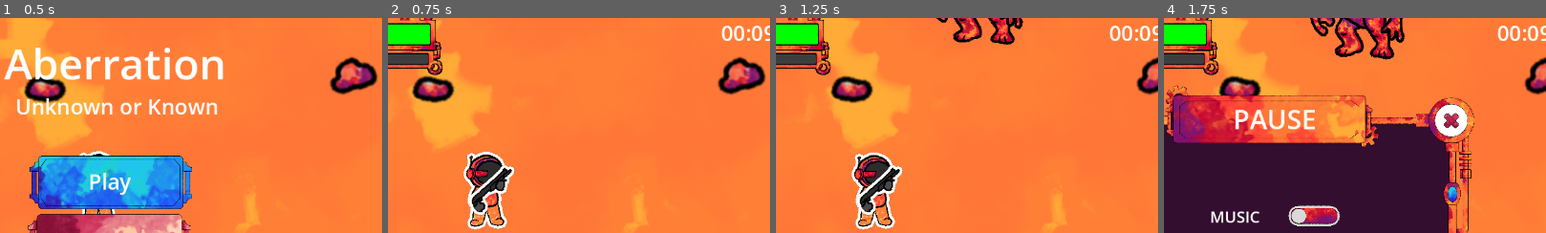
Above: before the commit, frames 1-4 (left to right).
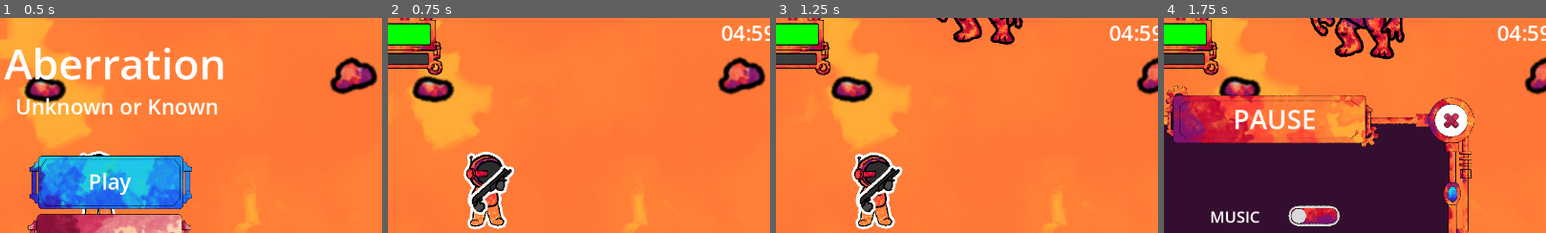
Above: after the commit, the same moments.

Repository: Dzadafa/Gamejam
Game: Godot game, scene res://scenes/world.tscn
Two runs of this game, one before a commit and one after it. Both use one fixed random seed, a clock stepped at 60 frames per second and the inputs below. The engine's default icon, where the game draws it, is replaced by a stand-in: a white triangle on a blue panel in a dark square.
Inputs (mouse positions are % of the whole screen's width and height, from its top left):
- Up to frame 1 (0.5 s): no input
- Up to frame 2 (0.75 s): click (52, 48) at 0.5 s
- Up to frame 3 (1.25 s): no input
- Up to frame 4 (1.75 s): click (92, 13) at 1.25 s
The pictures show only the part of the screen within x 37-87%, y 10-60%; the shares and areas given below are measured in that part.

Frame 1 is identical in both runs. In frame 2, 0.3% of the frame differs, in the area x 90-98%, y 3-11%; in frame 3, 0.3%; in frame 4, 0.3%.

Commit message:
feat:  ending game

Diff:
--- a/scenes/cutscenes/ending.tscn
+++ b/scenes/cutscenes/ending.tscn
@@ -2463,7 +2463,8 @@
 &"reveal": SubResource("Animation_i5d2a")
 }
 
-[node name="ending" type="Node2D" unique_id=1752505302]
+[node name="ending" type="CanvasLayer" unique_id=378147154]
+layer = 10
 script = ExtResource("1_i5d2a")
 
 [node name="scene10" type="Node2D" parent="." unique_id=1030510148]
@@ -2593,7 +2594,7 @@
 
 [node name="Helmet" type="Sprite2D" parent="scene2/Body/body/CanvasGroup" unique_id=780091157]
 position = Vector2(0, -20.000008)
-rotation = -0.031887837
+rotation = -0.03188782
 scale = Vector2(0.09999997, 0.09999997)
 texture = ExtResource("6_tlad1")
 offset = Vector2(-8.991725, 281.85065)
--- a/scenes/world.tscn
+++ b/scenes/world.tscn
@@ -3,6 +3,7 @@
 [ext_resource type="PackedScene" uid="uid://raamloyeiv0x" path="res://scenes/radar.tscn" id="1_4wyf3"]
 [ext_resource type="Script" uid="uid://bptkc0nenod3u" path="res://scripts/world.gd" id="1_dss4m"]
 [ext_resource type="PackedScene" uid="uid://plsva74qyasj" path="res://scenes/player.tscn" id="1_f3sb7"]
+[ext_resource type="PackedScene" uid="uid://ctsh1prrqv0ft" path="res://scenes/cutscenes/ending.tscn" id="2_7iits"]
 [ext_resource type="PackedScene" uid="uid://pp3klnapetqe" path="res://scenes/enemy_spawn.tscn" id="3_4wyf3"]
 [ext_resource type="Texture2D" uid="uid://c6l52qaif1eun" path="res://assets/cutscenes/bg/bg_fixfix.png" id="4_k0juu"]
 [ext_resource type="Script" uid="uid://b5jj6sw7xxf0m" path="res://scripts/canvas_ui_player.gd" id="6_qfnet"]
@@ -58,6 +59,8 @@
 metadata/_edit_horizontal_guides_ = [1132.0, 59.0, 521.0]
 metadata/_edit_vertical_guides_ = [1035.0, 602.0, 232.0]
 
+[node name="ending" parent="." unique_id=1752505302 instance=ExtResource("2_7iits")]
+
 [node name="RadarMinimap" parent="." unique_id=1420225051 node_paths=PackedStringArray("player_sprite") instance=ExtResource("1_4wyf3")]
 offset = Vector2(60, 83)
 scale = Vector2(0.8, 0.8)
@@ -75,7 +78,6 @@
 
 [node name="CanvasUIPlayer" type="CanvasLayer" parent="." unique_id=1854109003]
 process_mode = 3
-visible = false
 script = ExtResource("6_qfnet")
 
 [node name="TextureRectAmmo" type="TextureRect" parent="CanvasUIPlayer" unique_id=785384923]
@@ -416,9 +418,11 @@
 [node name="CanvasTutorial" type="CanvasLayer" parent="." unique_id=14447821]
 process_mode = 3
 layer = 3
+visible = false
 script = ExtResource("19_pm21f")
 
 [node name="TextureRect" type="TextureRect" parent="CanvasTutorial" unique_id=952653309]
+visible = false
 offset_left = 85.0
 offset_top = 33.0
 offset_right = 2885.0
--- a/scripts/cutscenes/ending.gd
+++ b/scripts/cutscenes/ending.gd
@@ -1,10 +1,13 @@
-extends Node2D
+extends CanvasLayer
 class_name ending
 
-var animation_player
+@onready var animation_player  = $AnimationPlayer
 
 # Called when the node enters the scene tree for the first time.
 func _ready() -> void:
+	self.hide()
+	self.process_mode = Node.PROCESS_MODE_ALWAYS
+	animation_player.process_mode = Node.PROCESS_MODE_ALWAYS
 	SignalBus.game_ended.connect(_on_game_ended)
 	pass
 
--- a/scripts/enemy_movement.gd
+++ b/scripts/enemy_movement.gd
@@ -31,7 +31,7 @@
 const SPEED : float = 300.0
 const HP : float = 200.0
 const DISTANCE_AREA : float = 50.0
-const MAX_DNA_PER_ENEMY : float = 100.0
+const MAX_DNA_PER_ENEMY : float = 60.0
 var get_dna : float = 0.0
 
 @export var wander_radius : float = 100.0
@@ -378,7 +378,7 @@
 				player_attacked(area.global_position)
 			else:
 				if get_dna < MAX_DNA_PER_ENEMY:
-					var dna_to_add = 100.0
+					var dna_to_add = 30.0
 					if get_dna + dna_to_add > MAX_DNA_PER_ENEMY:
 						dna_to_add = MAX_DNA_PER_ENEMY - get_dna
 
--- a/scripts/globals/game_data_manager.gd
+++ b/scripts/globals/game_data_manager.gd
@@ -3,7 +3,7 @@
 const MAX_HP: float = 100.0
 const MAX_DNA: float = 500.0
 const MAG_SIZE: int = 60
-const MAX_TIME: float = 10.0
+const MAX_TIME: float = 300.0
 const DAMAGE : float = 10.0
 const KNOCKBACK : float = 500.0
 var is_game_over : bool = false
@@ -24,19 +24,23 @@
 			is_game_over = true
 			var time_left = MAX_TIME - current_time
 
-			if time_left >= 60.0:
+			if time_left >= 120.0:
 				SignalBus.game_ended.emit("easter_egg")
 			else:
 				SignalBus.game_ended.emit("normal_ending")
 
 var current_time : float = 0.0:
 	set(value):
+		if is_game_over:
+			return
+
 		current_time = clamp(value, 0, MAX_TIME)
 		SignalBus.timer_endgame.emit(current_time)
+
 		if current_time >= MAX_TIME:
-			#print("waktu habis")
-			#restart_game()
-			pass
+			if current_dna < MAX_DNA:
+				is_game_over = true
+				SignalBus.game_ended.emit("loser_ending")
 
 var current_ammo: int = MAG_SIZE:
 	set(value):
--- a/scripts/world.gd
+++ b/scripts/world.gd
@@ -10,13 +10,17 @@
 @onready var RadarMinimap = $RadarMinimap
 
 var is_game_started: bool = false
+var is_ending: bool = false
 
 func _ready() -> void:
 	show_main_menu()
 	RadarMinimap.hide()
 	SignalBus.player_died.connect(_on_player_died)
+	SignalBus.game_ended.connect(_on_game_ended_ui_hide)
+
 func show_main_menu() -> void:
 	is_game_started = false
+	is_ending = false
 
 	menu_main.show()
 	menu_pause.hide()
@@ -27,6 +31,7 @@
 
 func start_game() -> void:
 	is_game_started = true
+	is_ending = false
 
 	menu_main.hide()
 	ui_player.show()
@@ -34,6 +39,9 @@
 	get_tree().paused = false
 
 func pause_game() -> void:
+	if is_ending:
+		return
+
 	menu_pause.show()
 	get_tree().paused = true
 
@@ -46,7 +54,14 @@
 		get_tree().paused = true
 
 func _on_player_died() -> void:
+	if is_ending:
+		return
+
 	await get_tree().create_timer(1.5, true, false, true).timeout
+
+	if is_ending:
+		return
+
 	ui_player.hide()
 	RadarMinimap.hide()
 	menu_restart_game.show()
@@ -57,3 +72,11 @@
 
 func credit_game() -> void:
 	menu_credit.show()
+
+func _on_game_ended_ui_hide(ending_type: String) -> void:
+	is_ending = true
+
+	ui_player.hide()
+	RadarMinimap.hide()
+
+	menu_pause.hide()
